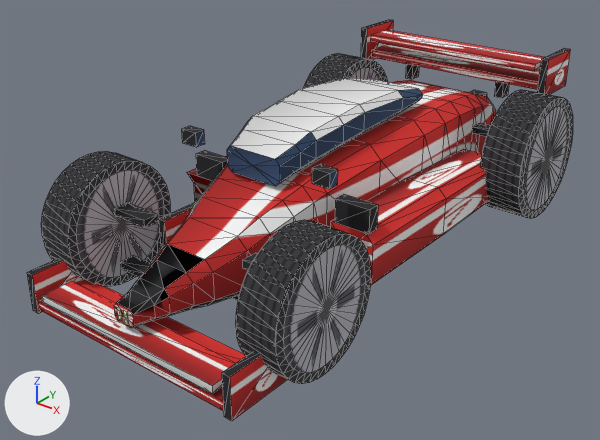
The OBJ model SDCardContent/games/3ddemo/models/racecar.obj as it was, and as the next commit left it.
One viewpoint serves both versions: a 50 mm lens placed at (35.2, -48.5, 30.5), pointed at (-1.3, -2.9, 2.2). Lighting does not change. The marker at lower left points along +X, +Y and +Z. The older version comes first. Mesh edges are drawn as thin lines. Where no turn or scale is listed for an object, it has been applied to the vertices. Vertices at exactly the same position are counted once.

The first picture shows 'racecar'.
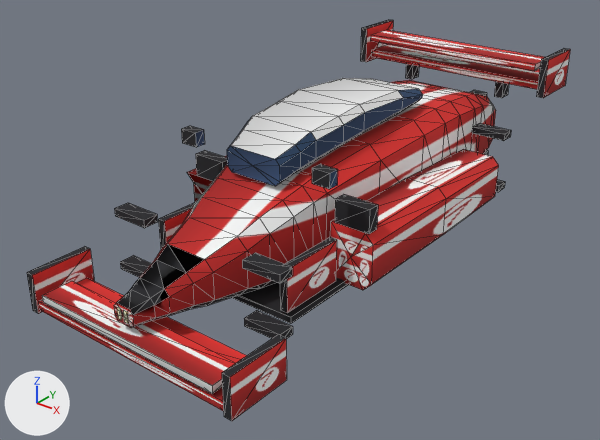
The change in detail:
me_racecar is used by ob_racecar; location (0.0, 0.0, 0.0).
me_racecar had 1360 vertices, 1978 faces and spanned x -11.1..11.1, y -22.1..23.5, z 0.0..12.6.
me_racecar now has 488 vertices, 826 faces and spans x -9.2..9.2, y -22.1..23.5, z 0.1..12.6.
me_racecar part 1: 12 loose pieces with 872 vertices, spanning x -11.1..11.1, y -19.7..19.3, z 0.0..10.2, are deleted.

Location of each change, [x1, y1, x2, y2] in pixels of the pictures (600 x 440 px):
'racecar', reshaped
    before: [27, 20, 573, 421]
    after: [27, 20, 570, 421]
part 1 of me_racecar, deleted
    before: [41, 54, 573, 384]
